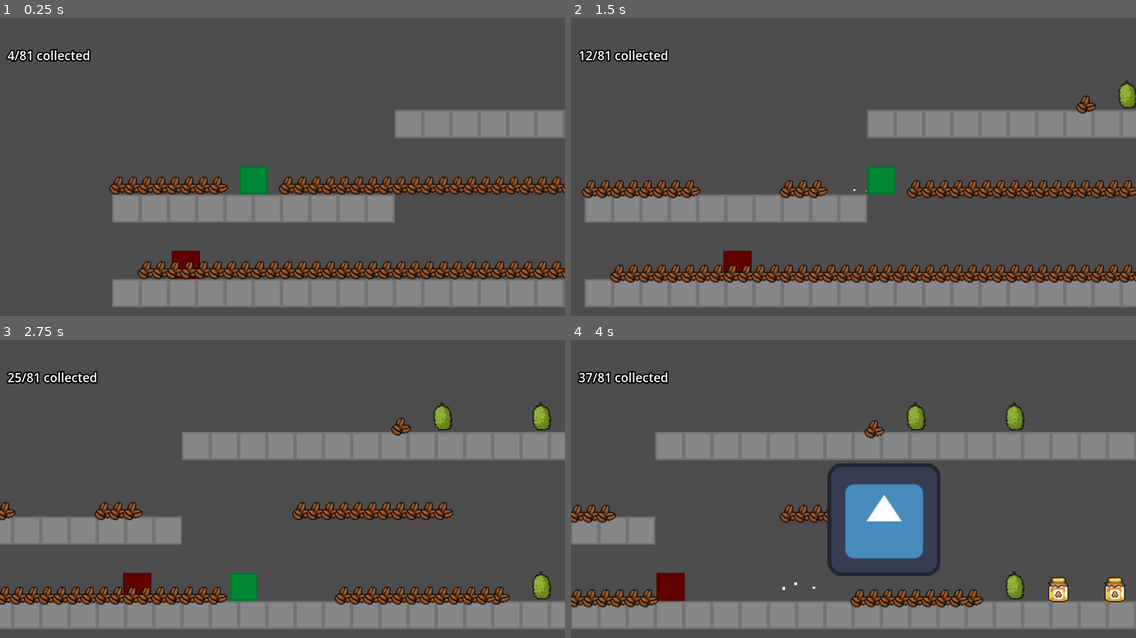
Above: before the commit, frames 1-4 (two rows, left to right).
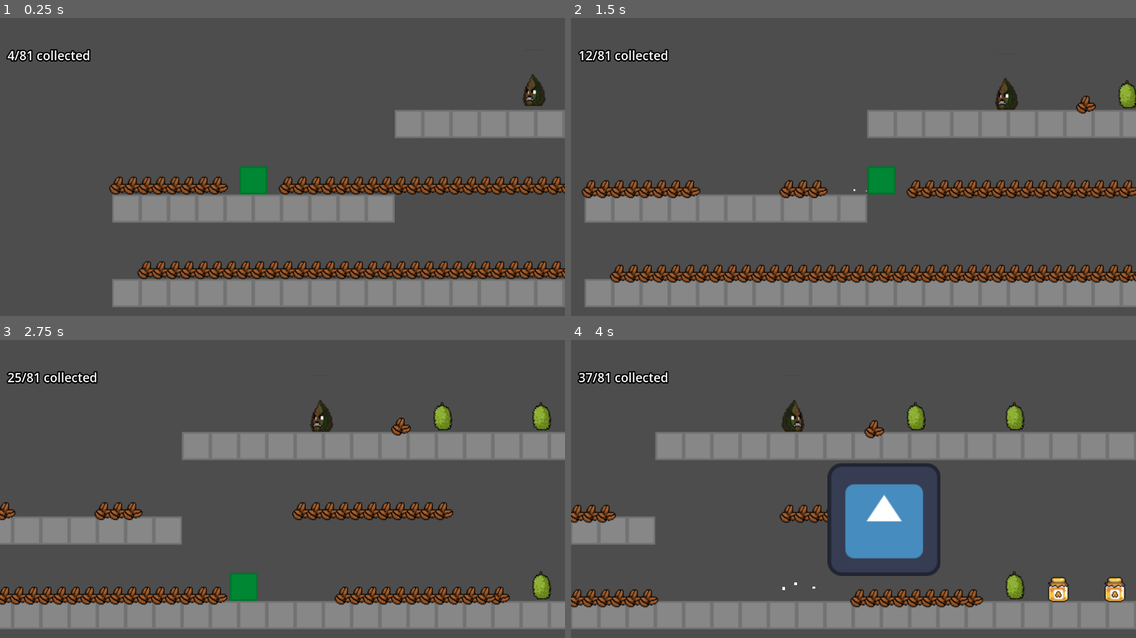
Above: after the commit, the same moments.

Repository: JumbledOne/RPHGameProject
Game: Godot game, scene res://scenes/game_scene/game_scene.tscn
Same seed, same stepped clock (60 frames per second), same inputs: the game is played once before the commit and once after it. The engine's default icon, where the game draws it, is replaced by a stand-in: a white triangle on a blue panel in a dark square.
Inputs:
- Up to frame 1 (0.25 s): no input
- Up to frame 2 (1.5 s): tap Enter at 0.5 s; hold D (right) from 0.53 s (still down); tap E (attack) at 0.6 s; tap Space (jump) at 0.77 s; tap I (ability) at 1.35 s
- Up to frame 3 (2.75 s): tap Space (jump) at 1.52 s; tap E (attack) at 1.55, 2.1 s; release D (right) at 2.03 s; hold A (left) from 2.03 s (still down)
- Up to frame 4 (4 s): release A (left) at 2.78 s; hold D (right) from 2.78 s (still down); tap E (attack) at 2.85, 3.8 s; tap Space (jump) at 3.02, 3.77 s; hold I (ability) from 3.53 s (still down)

The runs differ from the first frame. In frame 1, 0.6% of the frame differs, in the area x 30-97%, y 18-88%; in frame 2, 0.6%; in frame 3, 0.6%; in frame 4, 0.8%, in the area x 15-42%, y 20-88%.

Commit message:
added animation to rotten cacao

Diff:
--- a/src/scenes/game_scene/game_scene.tscn
+++ b/src/scenes/game_scene/game_scene.tscn
@@ -1,6 +1,6 @@
 [gd_scene format=4 uid="uid://bl40gfmg0jtsb"]
 
-[ext_resource type="PackedScene" uid="uid://cqigrplcns1qc" path="res://scripts/enemy/test.tscn" id="1_j6s53"]
+[ext_resource type="PackedScene" uid="uid://s5b3uyrttyhd" path="res://scripts/enemy/Rotten_Cacao.tscn" id="1_j6s53"]
 [ext_resource type="Texture2D" uid="uid://ciaxb2mesyvra" path="res://assets/sprites/test_square.png" id="1_xb203"]
 [ext_resource type="Script" uid="uid://d22cgg754fheg" path="res://scripts/player/player_camera/player_camera.gd" id="2_ducuf"]
 [ext_resource type="Texture2D" uid="uid://p5p4kheh71sg" path="res://assets/sprites/tilemap.png" id="2_j8flk"]
@@ -122,7 +122,8 @@
 [node name="GameScene" type="Node2D" unique_id=211181931]
 script = SubResource("GDScript_8p81m")
 
-[node name="Test_enemy" parent="." unique_id=565006692 instance=ExtResource("1_j6s53")]
+[node name="RottenCacao" parent="." unique_id=565006692 instance=ExtResource("1_j6s53")]
+position = Vector2(445, -181)
 
 [node name="TileMapLayer" type="TileMapLayer" parent="." unique_id=1822924676]
 tile_map_data = PackedByteArray("AAAIAP//AQAAAAAAAAAHAP//AQAAAAAAAAAGAP//AQAAAAAAAAAFAP//AQAAAAAAAAAEAP//AQAAAAAAAAADAP …(976 unchanged characters)…
--- a/src/scripts/enemy/Behaviors/testBehavior.gd
+++ b/src/scripts/enemy/Behaviors/testBehavior.gd
@@ -3,7 +3,7 @@
 
 func _ready() -> void:
 	setAttackComponent(attackComponents.GUARANTEED_HIT)
-	setMovementComponent(movementComponents.CHASE)
+	setMovementComponent(movementComponents.IDLE)
 
 func GameLogic(enemy: Enemy_Entity, delta: float):
 	pass
--- a/src/scripts/enemy/Cacao_Enemy.tscn
+++ /dev/null
@@ -1,46 +0,0 @@
-[gd_scene format=3 uid="uid://b74gumldk6cuh"]
-
-[ext_resource type="Script" uid="uid://bu2ib87bigt48" path="res://scripts/enemy/Enemy_Entity.gd" id="1_o2k1m"]
-[ext_resource type="PackedScene" uid="uid://dwiill2noqt84" path="res://scripts/hurtbox/hurtbox.tscn" id="1_px0sb"]
-[ext_resource type="Texture2D" uid="uid://ciaxb2mesyvra" path="res://assets/sprites/test_square.png" id="2_drsj5"]
-[ext_resource type="Script" uid="uid://dkwinabt4kwnl" path="res://scripts/enemy/Components/AttackComponents/Guaranteed_Hit.gd" id="4_o2k1m"]
-[ext_resource type="Script" uid="uid://cp4m1jdy0wpdw" path="res://scripts/enemy/Components/MovementComponents/Idle.gd" id="5_o2k1m"]
-
-[sub_resource type="RectangleShape2D" id="RectangleShape2D_g4v7s"]
-size = Vector2(32, 32)
-
-[sub_resource type="SpriteFrames" id="SpriteFrames_drsj5"]
-animations = [{
-"frames": [],
-"loop": 1,
-"name": &"default",
-"speed": 5.0
-}, {
-"frames": [{
-"duration": 1.0,
-"texture": ExtResource("2_drsj5")
-}],
-"loop": 1,
-"name": &"new_animation",
-"speed": 5.0
-}]
-
-[node name="RottenCacao" type="CharacterBody2D" unique_id=565006692]
-script = ExtResource("1_o2k1m")
-
-[node name="CollisionShape2D" type="CollisionShape2D" parent="." unique_id=136484504]
-shape = SubResource("RectangleShape2D_g4v7s")
-
-[node name="hurtbox" parent="CollisionShape2D" unique_id=1789929793 node_paths=PackedStringArray("owner_node") instance=ExtResource("1_px0sb")]
-owner_node = NodePath("../..")
-
-[node name="AnimatedSprite2D" type="AnimatedSprite2D" parent="." unique_id=342796054]
-modulate = Color(0.73333335, 0, 0, 1)
-sprite_frames = SubResource("SpriteFrames_drsj5")
-animation = &"new_animation"
-
-[node name="AttackComponent" type="Node2D" parent="." unique_id=1463857466]
-script = ExtResource("4_o2k1m")
-
-[node name="MovementComponent" type="Node2D" parent="." unique_id=1858462073]
-script = ExtResource("5_o2k1m")
--- a/src/scripts/enemy/Components/AttackComponents/Guaranteed_Hit.gd
+++ b/src/scripts/enemy/Components/AttackComponents/Guaranteed_Hit.gd
@@ -4,6 +4,7 @@
 const set_timer: float = 10.0
 var timer: float = set_timer
 var is_timer_active: bool = true
+var is_attacking: bool = false
 
 func tick(_enemy: Enemy_Entity, delta: float) -> void:
 
@@ -12,6 +13,13 @@
 
 	timer -= delta
 
-	if timer <= 0.0:
+	if is_attacking and timer <= 0.0:
+		timer = set_timer
+		is_attacking = false
+		animation_request.emit("default")
+
+	if timer <= 0.0 and not is_attacking:
 		GameManager.player.hurt()
-		timer = set_timer
+		timer = 0.6 # 5fps in 3 frames
+		is_attacking = true
+		animation_request.emit("Left_attack")
--- a/src/scripts/enemy/Components/MovementComponents/Idle.gd
+++ b/src/scripts/enemy/Components/MovementComponents/Idle.gd
@@ -6,3 +6,8 @@
 		enemy.velocity.y += 980.0 * delta
 	else:
 		enemy.velocity.y = 0.0
+
+	if enemy.global_position.x < GameManager.player.global_position.x:
+		flip_sprite.emit(true)
+	else:
+		flip_sprite.emit(false)
--- a/src/scripts/enemy/Components/base_component.gd
+++ b/src/scripts/enemy/Components/base_component.gd
@@ -2,3 +2,6 @@
 extends Node2D
 
 @abstract func tick(enemy: Enemy_Entity, delta: float) -> void
+
+signal animation_request(animation_name: String)
+signal flip_sprite(direction: bool)
--- a/src/scripts/enemy/Enemy_Entity.gd
+++ b/src/scripts/enemy/Enemy_Entity.gd
@@ -2,6 +2,7 @@
 extends Entity
 
 @onready var behaviorManager: Enemy_Behavior = $BehaviorManager
+@onready var animatedSprite: AnimatedSprite2D = $AnimatedSprite2D
 
 # Game stuff
 var is_jumping: bool = false
@@ -17,9 +18,21 @@
 		is_jumping = true
 		jump_timer = jump_duration
 
+func _ready() -> void:
+	behaviorManager.attack_Component.animation_request.connect(_change_animation)
+	behaviorManager.movement_Component.flip_sprite.connect(_flip_sprite)
+
 func _process(delta: float) -> void:
 	behaviorManager.attack_Component.tick(self, delta)
 
 func _physics_process(delta: float) -> void:
 	behaviorManager.movement_Component.tick(self, delta)
 	move_and_slide()
+
+
+#signals
+func _flip_sprite(direction: bool) -> void:
+	$AnimatedSprite2D.flip_h = direction
+
+func _change_animation(animation_name: String) -> void:
+	$AnimatedSprite2D.play(animation_name)
--- a/src/scripts/enemy/Evil_Durian.tscn
+++ b/src/scripts/enemy/Evil_Durian.tscn
@@ -3,37 +3,44 @@
 [ext_resource type="PackedScene" uid="uid://dwiill2noqt84" path="res://scripts/hurtbox/hurtbox.tscn" id="1_60bss"]
 [ext_resource type="Script" uid="uid://bu2ib87bigt48" path="res://scripts/enemy/Enemy_Entity.gd" id="1_d3qgh"]
 [ext_resource type="Texture2D" uid="uid://ciaxb2mesyvra" path="res://assets/sprites/test_square.png" id="2_i46wp"]
-[ext_resource type="Script" uid="uid://cegn7cs0y2n02" path="res://scripts/enemy/Components/AttackComponents/none.gd" id="3_6c637"]
-[ext_resource type="Script" uid="uid://b2tfcrerivtxc" path="res://scripts/enemy/Components/MovementComponents/Chase.gd" id="3_ctupp"]
+[ext_resource type="Script" uid="uid://fham6hc8htd6" path="res://scripts/enemy/Behaviors/testBehavior.gd" id="4_6c637"]
 
 [sub_resource type="RectangleShape2D" id="RectangleShape2D_g4v7s"]
 size = Vector2(32, 32)
 
-[sub_resource type="SpriteFrames" id="SpriteFrames_i46wp"]
+[sub_resource type="SpriteFrames" id="SpriteFrames_drsj5"]
 animations = [{
+"frames": [],
+"loop": 1,
+"name": &"default",
+"speed": 5.0
+}, {
 "frames": [{
 "duration": 1.0,
 "texture": ExtResource("2_i46wp")
 }],
 "loop": 1,
-"name": &"default",
+"name": &"new_animation",
 "speed": 5.0
 }]
 
-[node name="EvilDurian" type="CharacterBody2D" unique_id=565006692]
+[node name="test" type="CharacterBody2D" unique_id=565006692]
 script = ExtResource("1_d3qgh")
 
-[node name="CollisionShape2D" type="CollisionShape2D" parent="." unique_id=108221174]
+[node name="CollisionShape2D" type="CollisionShape2D" parent="." unique_id=136484504]
 shape = SubResource("RectangleShape2D_g4v7s")
 
 [node name="hurtbox" parent="CollisionShape2D" unique_id=1789929793 node_paths=PackedStringArray("owner_node") instance=ExtResource("1_60bss")]
 owner_node = NodePath("../..")
 
 [node name="AnimatedSprite2D" type="AnimatedSprite2D" parent="." unique_id=342796054]
-sprite_frames = SubResource("SpriteFrames_i46wp")
+modulate = Color(0.73333335, 0, 0, 1)
+sprite_frames = SubResource("SpriteFrames_drsj5")
+animation = &"new_animation"
 
-[node name="AttackComponent" type="Node2D" parent="." unique_id=1463857466]
-script = ExtResource("3_6c637")
+[node name="BehaviorManager" type="Node2D" parent="." unique_id=1897034658]
+script = ExtResource("4_6c637")
 
-[node name="MovementComponent" type="Node2D" parent="." unique_id=1858462073]
-script = ExtResource("3_ctupp")
+[node name="MovementComponent" type="Node2D" parent="BehaviorManager" unique_id=1858462073]
+
+[node name="AttackComponent" type="Node2D" parent="BehaviorManager" unique_id=1463857466]
--- /dev/null
+++ b/src/scripts/enemy/Rotten_Cacao.tscn
@@ -0,0 +1,75 @@
+[gd_scene format=3 uid="uid://s5b3uyrttyhd"]
+
+[ext_resource type="Script" uid="uid://bu2ib87bigt48" path="res://scripts/enemy/Enemy_Entity.gd" id="1_7iipi"]
+[ext_resource type="PackedScene" uid="uid://dwiill2noqt84" path="res://scripts/hurtbox/hurtbox.tscn" id="2_qpnys"]
+[ext_resource type="Texture2D" uid="uid://bm477ytfbeld8" path="res://assets/sprites/cacaorotten.png" id="3_7iipi"]
+[ext_resource type="Script" uid="uid://fham6hc8htd6" path="res://scripts/enemy/Behaviors/testBehavior.gd" id="4_2mc4v"]
+
+[sub_resource type="RectangleShape2D" id="RectangleShape2D_g4v7s"]
+size = Vector2(32, 32)
+
+[sub_resource type="AtlasTexture" id="AtlasTexture_qpnys"]
+atlas = ExtResource("3_7iipi")
+region = Rect2(64, 128, 32, 64)
+
+[sub_resource type="AtlasTexture" id="AtlasTexture_bk851"]
+atlas = ExtResource("3_7iipi")
+region = Rect2(32, 128, 32, 64)
+
+[sub_resource type="AtlasTexture" id="AtlasTexture_2mc4v"]
+atlas = ExtResource("3_7iipi")
+region = Rect2(0, 128, 32, 64)
+
+[sub_resource type="AtlasTexture" id="AtlasTexture_7iipi"]
+atlas = ExtResource("3_7iipi")
+region = Rect2(64, 128, 32, 64)
+
+[sub_resource type="SpriteFrames" id="SpriteFrames_6c637"]
+animations = [{
+"frames": [{
+"duration": 1.0,
+"texture": SubResource("AtlasTexture_qpnys")
+}, {
+"duration": 1.0,
+"texture": SubResource("AtlasTexture_bk851")
+}, {
+"duration": 1.0,
+"texture": SubResource("AtlasTexture_2mc4v")
+}],
+"loop": 1,
+"name": &"Left_attack",
+"speed": 4.0
+}, {
+"frames": [],
+"loop": 1,
+"name": &"Right_attack",
+"speed": 5.0
+}, {
+"frames": [{
+"duration": 1.0,
+"texture": SubResource("AtlasTexture_7iipi")
+}],
+"loop": 1,
+"name": &"default",
+"speed": 5.0
+}]
+
+[node name="RottenCacao" type="CharacterBody2D" unique_id=565006692]
+script = ExtResource("1_7iipi")
+
+[node name="CollisionShape2D" type="CollisionShape2D" parent="." unique_id=136484504]
+shape = SubResource("RectangleShape2D_g4v7s")
+
+[node name="hurtbox" parent="CollisionShape2D" unique_id=1789929793 node_paths=PackedStringArray("owner_node") instance=ExtResource("2_qpnys")]
+owner_node = NodePath("../..")
+
+[node name="AnimatedSprite2D" type="AnimatedSprite2D" parent="." unique_id=342796054]
+position = Vector2(0, -16)
+sprite_frames = SubResource("SpriteFrames_6c637")
+
+[node name="BehaviorManager" type="Node2D" parent="." unique_id=1897034658]
+script = ExtResource("4_2mc4v")
+
+[node name="MovementComponent" type="Node2D" parent="BehaviorManager" unique_id=1858462073]
+
+[node name="AttackComponent" type="Node2D" parent="BehaviorManager" unique_id=1463857466]
